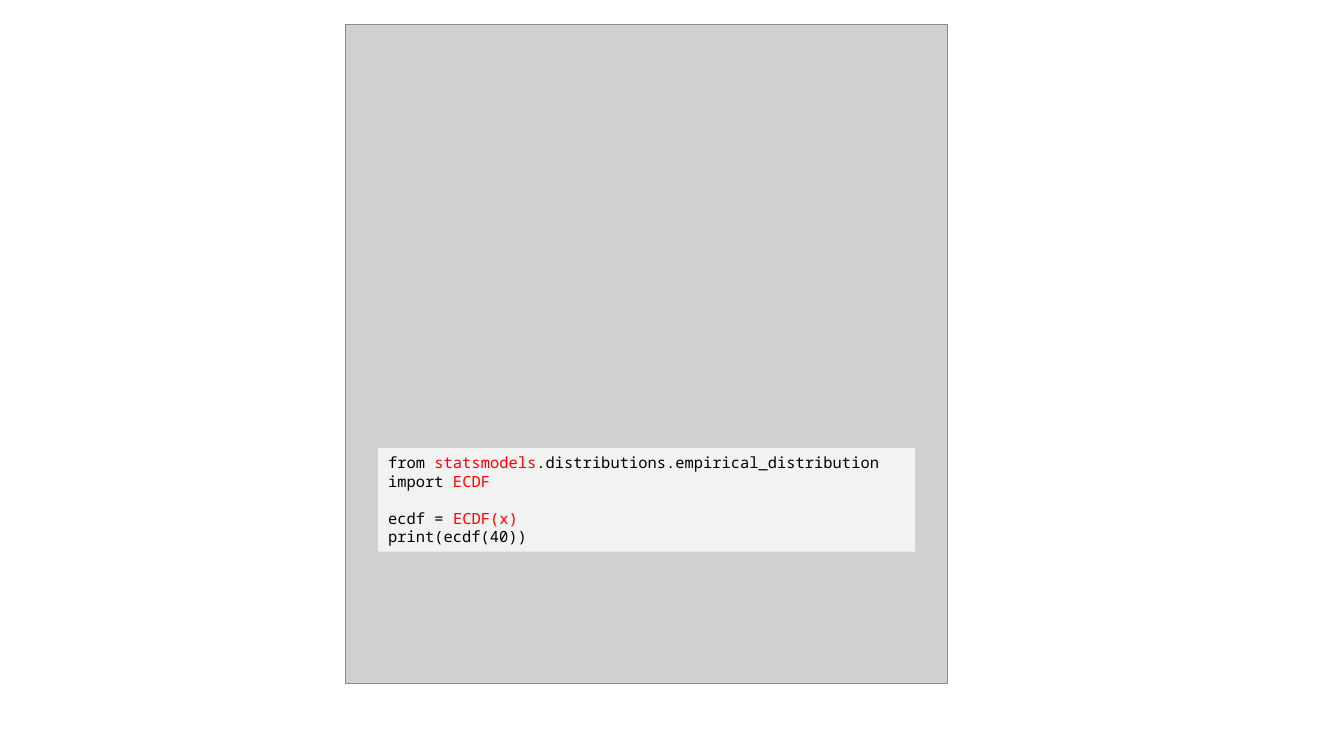
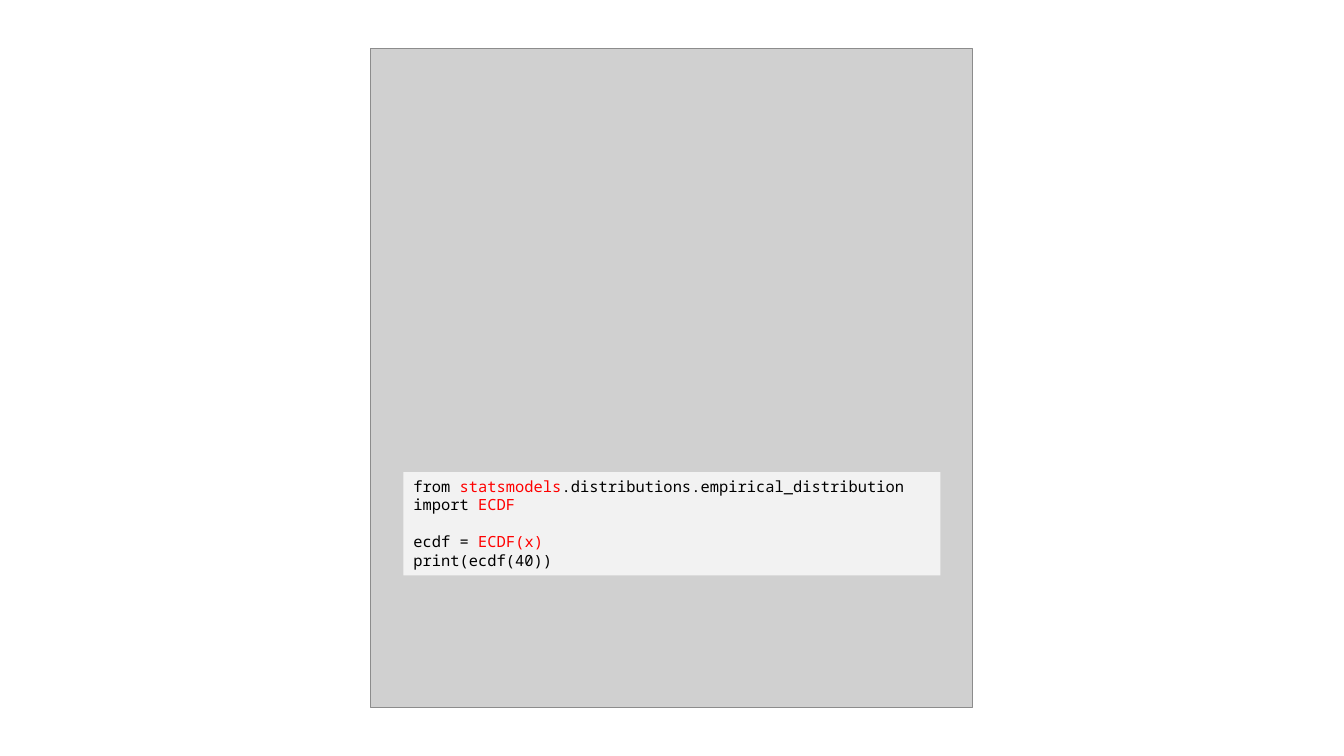
Before and after one commit to JNYH/DataCamp_Assessment, a slide deck: slide 13 of Statistical_Experimentation.pptx. Drawn at 1344x756 pixels with LibreOffice and Linux fonts; fonts in the diff are those of the drawing; grey boxes stand for pictures. Boxes give left, top, right and bottom in pixels: in the first picture for what was removed or moved away, otherwise in the second. Text is boxed around its words. In the diff, an @@ line names an element or a change of style, - is before the commit and + after.

```diff
--- a/Statistical_Experimentation.pptx
+++ b/Statistical_Experimentation.pptx
@@ picture: place and size @@
-picture at [346,25,948,684]
+picture at [371,48,973,707]
@@ rectangle "from statsmodels.distributions.empirical_distribution import ...": place and size @@
-rectangle "from statsmodels.distributions.empirical_distribution import ..." at [378,449,915,553]
+rectangle "from statsmodels.distributions.empirical_distribution import ..." at [403,472,941,576]
```
Also in this commit, not shown: 11 other slides changed, 29 slides added, 4 slides removed.
